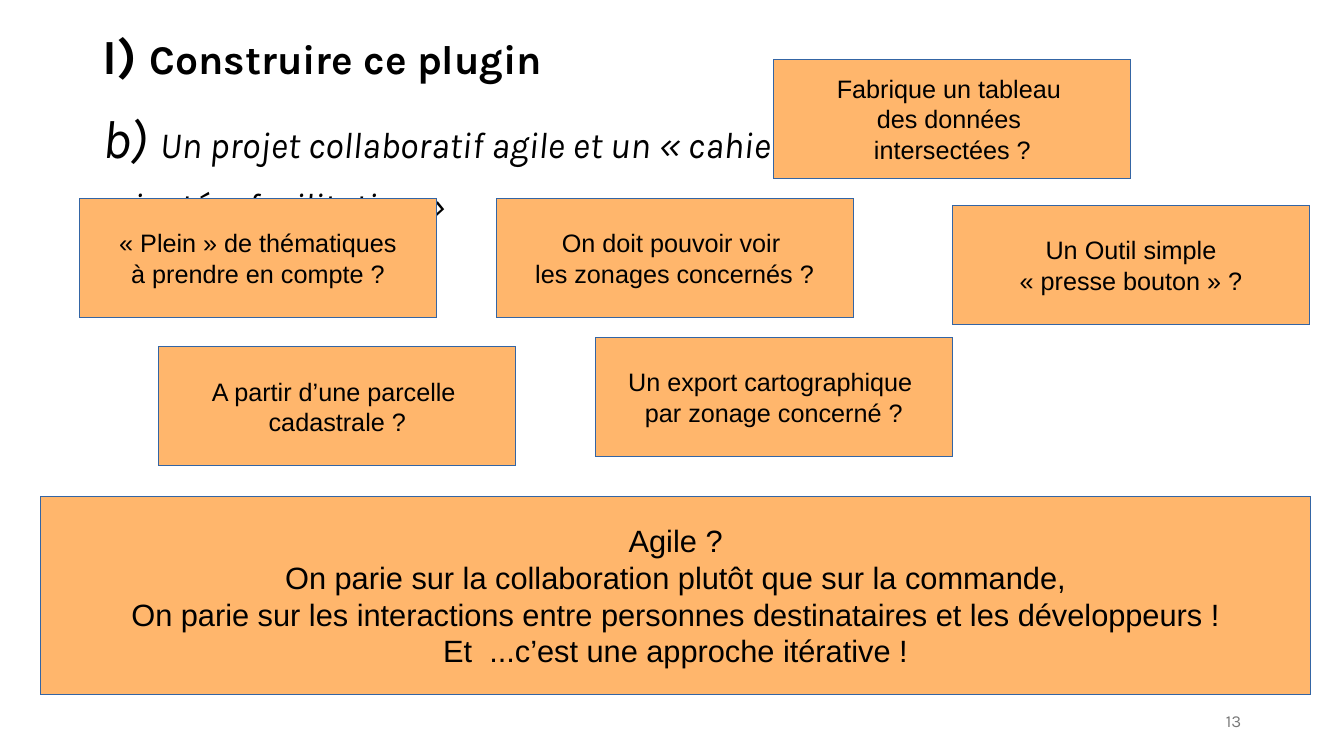
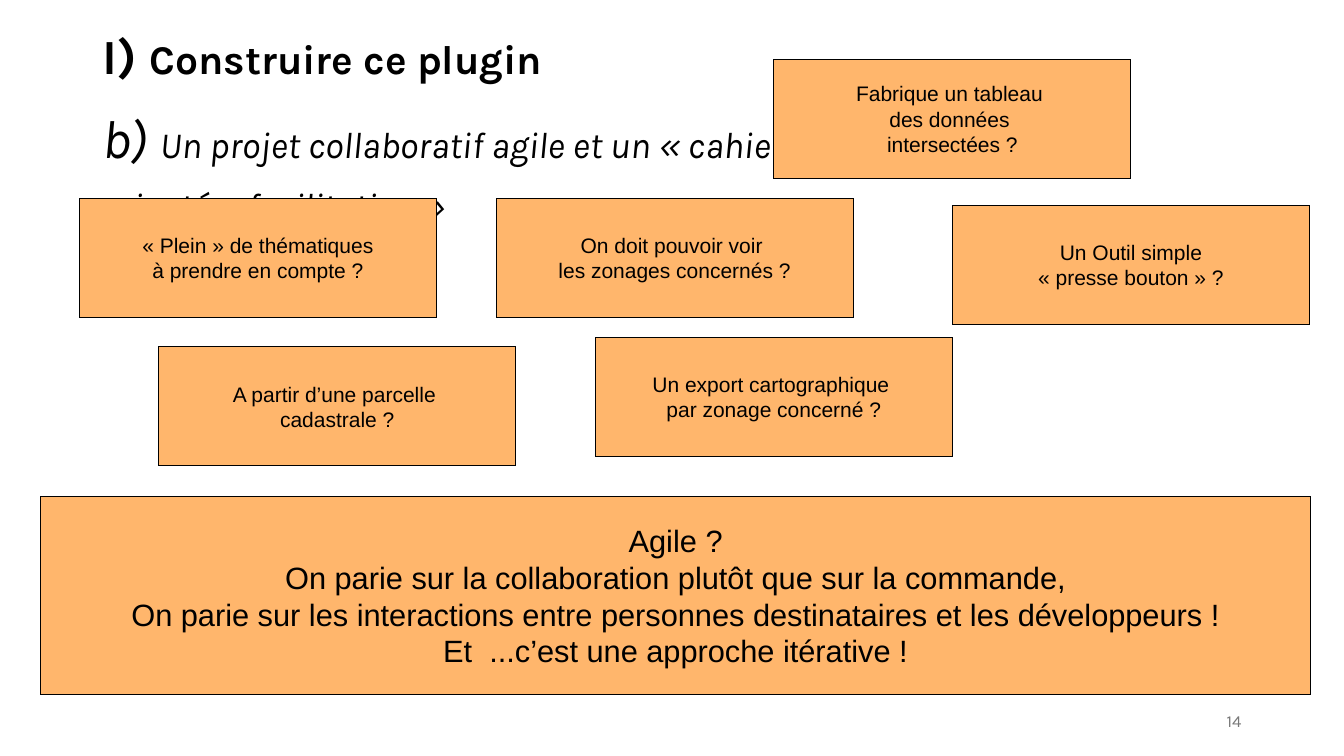
Before and after one commit to tomflyjc/Instruction_ADS, a slide deck: slide 14 of plugin_Instruction_ADS.odp (slide 13 before the commit). Drawn at 1344x756 pixels with LibreOffice and Linux fonts; fonts in the diff are those of the drawing. Boxes give left, top, right and bottom in pixels: in the first picture for what was removed or moved away, otherwise in the second. Text is boxed around its words. In the diff, an @@ line names an element or a change of style, - is before the commit and + after.

```diff
--- a/plugin_Instruction_ADS.odp
+++ b/plugin_Instruction_ADS.odp
@@ size 18 to 15 pt; outline #3465A4 0 pt to #000000 0 pt in 6 elements at bbox=[953, 206, 1310, 325], bbox=[774, 59, 1131, 178], bbox=[158, 347, 515, 466], bbox=[496, 199, 853, 318], bbox=[80, 199, 437, 318], bbox=[596, 338, 953, 457] @@
@@ rectangle "Agile ?" at bbox=[40, 496, 1311, 695]: outline #3465A4 0 pt to #000000 0 pt @@
@@ page number at bbox=[1227, 716, 1242, 727]: text changed @@
-13
+14
```
Also in this commit, not shown: 15 other slides changed, 8 slides added, 6 slides removed.
